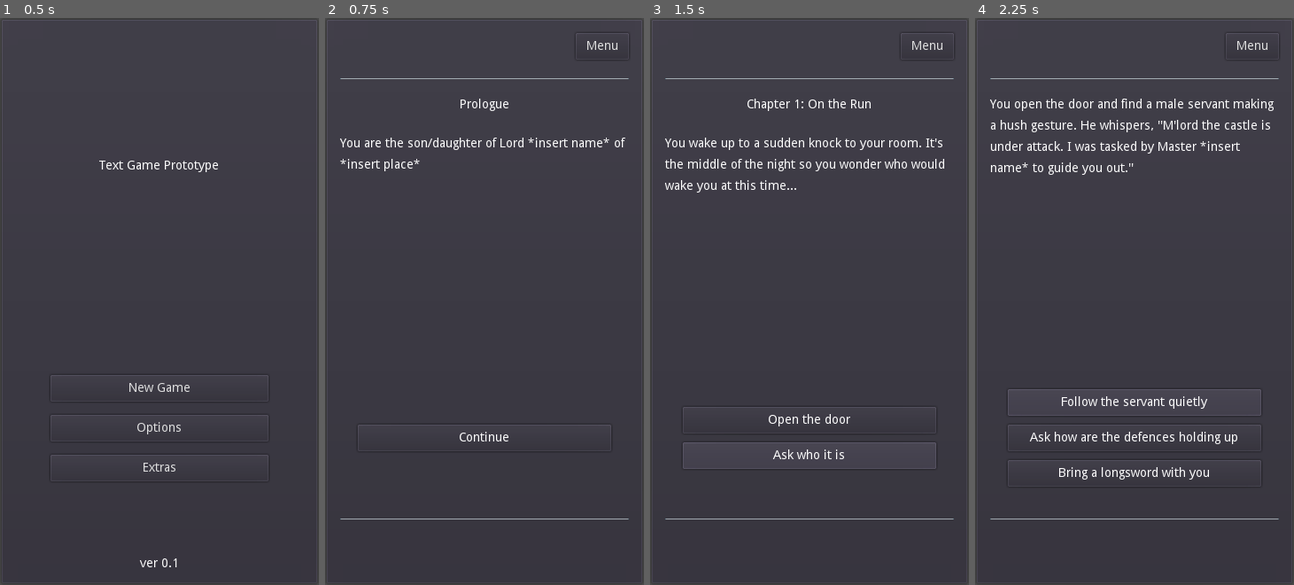
Above: before the commit, frames 1-4 (left to right).
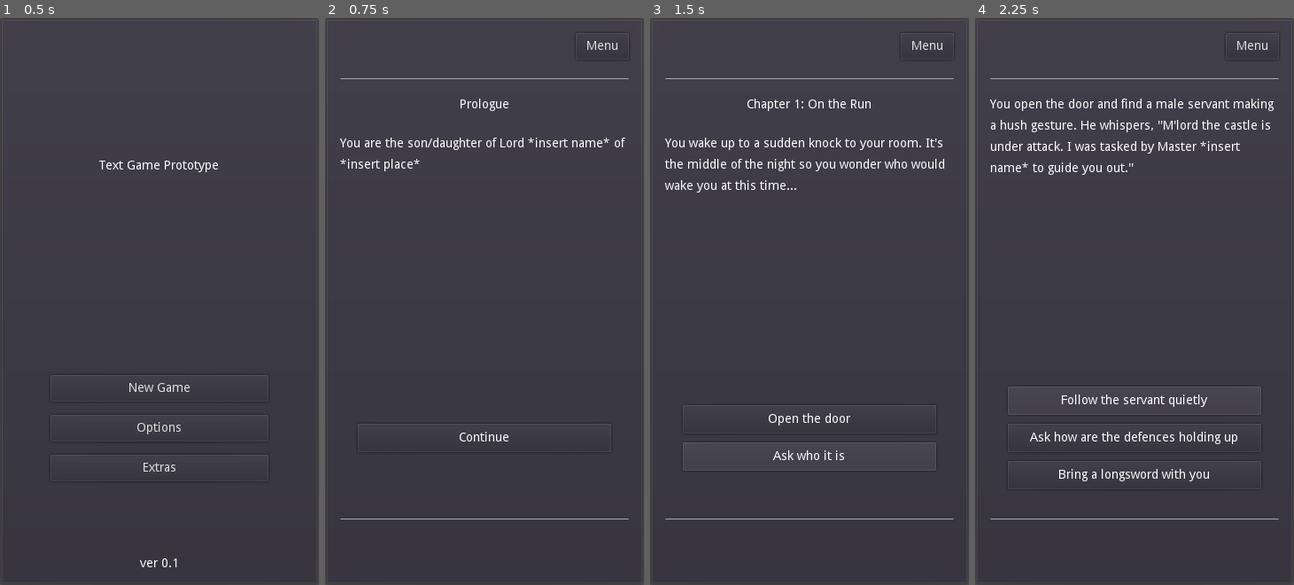
Above: after the commit, the same moments.

Repository: philipuriarte/A-Churchyard-of-Orphans
Game: Godot game, scene res://scenes/main.tscn
Same seed, same stepped clock (60 frames per second), same inputs: the game is played once before the commit and once after it.
Inputs (mouse positions are in pixels of both pictures, inside the frame that each line leads up to):
- Up to frame 1 (0.5 s): no input
- Up to frame 2 (0.75 s): click "New Game" at 0.5 s
- Up to frame 3 (1.5 s): click (809, 437) at 1.25 s
- Up to frame 4 (2.25 s): click (1134, 420) at 2.02 s

Frame 1 is identical in both runs. In frame 2, 0.2% of the frame differs, in the area x 10-90%, y 71-77%; in frame 3, 0.8%; in frame 4, 1.5%, in the area x 10-90%, y 65-83%.

Commit message:
Increase margin size for choice buttons (top, bottom)

Diff:
--- a/scenes/choice_button.tscn
+++ b/scenes/choice_button.tscn
@@ -19,25 +19,25 @@
 
 [node name="ChoiceButton" type="Button" parent="."]
 margin_right = 280.0
-margin_bottom = 30.0
+margin_bottom = 32.0
 focus_mode = 0
 enabled_focus_mode = 0
 
 [node name="ButtonMargin" type="MarginContainer" parent="."]
 margin_right = 280.0
-margin_bottom = 30.0
+margin_bottom = 32.0
 mouse_filter = 2
 custom_constants/margin_right = 15
-custom_constants/margin_top = 8
+custom_constants/margin_top = 9
 custom_constants/margin_left = 15
-custom_constants/margin_bottom = 8
+custom_constants/margin_bottom = 9
 
 [node name="ChoiceText" type="Label" parent="ButtonMargin"]
 unique_name_in_owner = true
 margin_left = 15.0
-margin_top = 8.0
+margin_top = 9.0
 margin_right = 265.0
-margin_bottom = 22.0
+margin_bottom = 23.0
 text = "Choice Text"
 align = 1
 valign = 1
